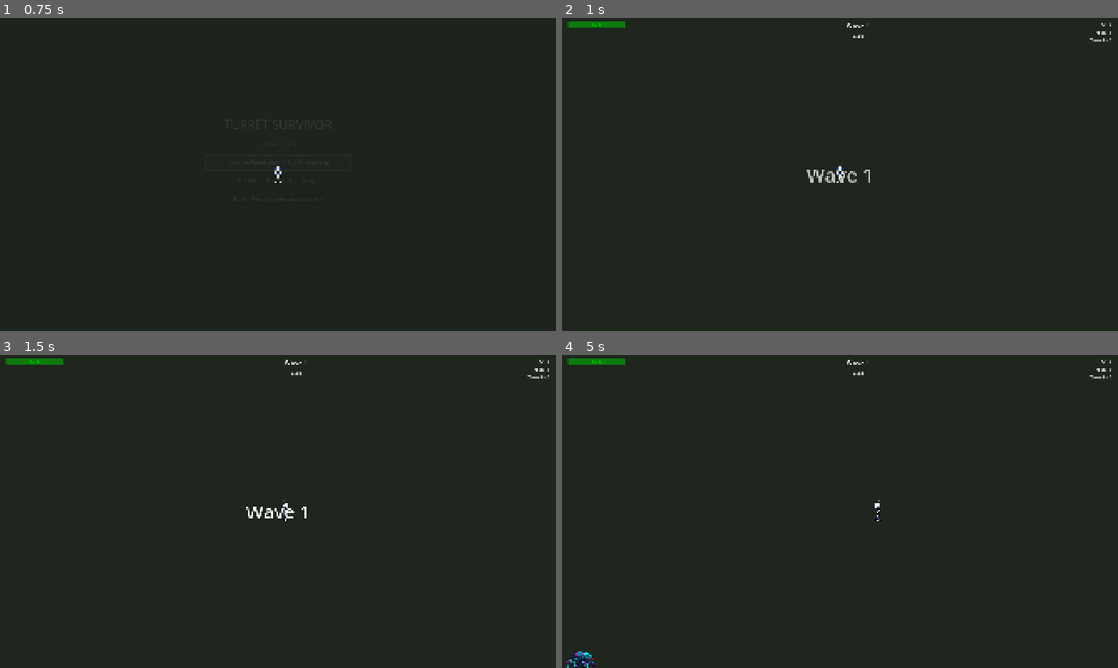
Above: before the commit, frames 1-4 (two rows, left to right).
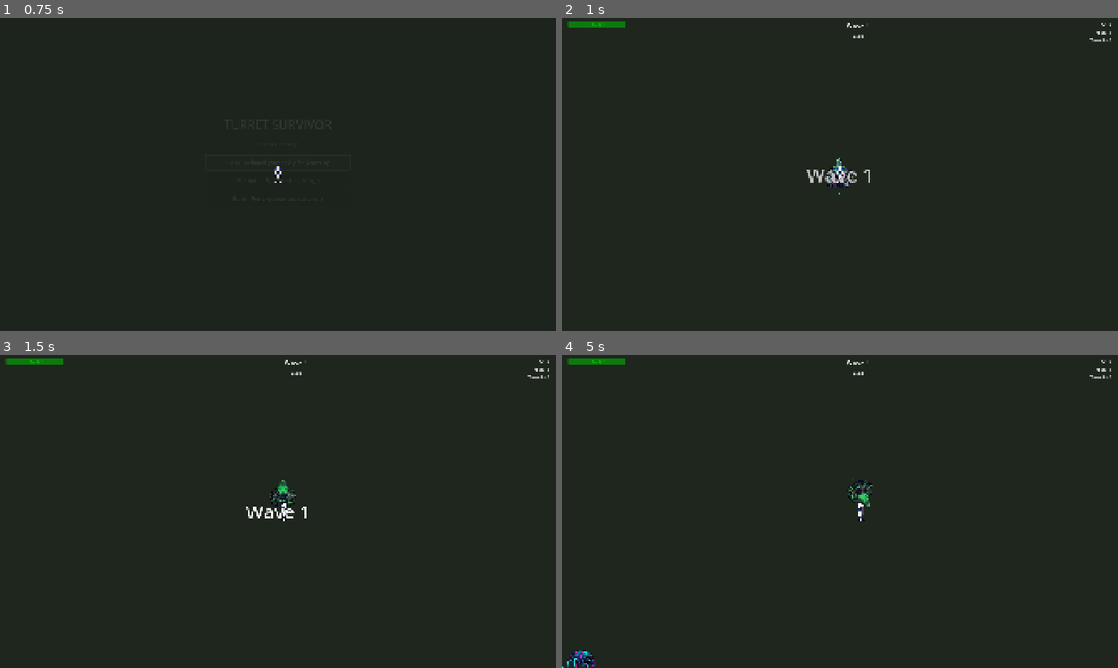
Above: after the commit, the same moments.

Repository: arebolledo2/turret-game
Game: Godot game, scene res://scenes/main.tscn
Two runs of this game, one before a commit and one after it. Both use one fixed random seed, a clock stepped at 60 frames per second and the inputs below.
Inputs (mouse positions are in pixels of both pictures, inside the frame that each line leads up to):
- Up to frame 1 (0.75 s): click "Easy - Relaxed gameplay for l…" at 0.5 s
- Up to frame 2 (1 s): no input
- Up to frame 3 (1.5 s): tap Enter at 1.25 s; move the mouse to (400, 495) at 1.27 s; hold D (move_right) from 1.28 s (still down); tap F (pickup_turret) at 1.35 s; click (400, 495) at 1.42 s
- Up to frame 4 (5 s): release D (move_right) at 2 s; drag from (728, 527) to (812, 574) at 2.02 s; tap Space at 2.75 s; move the mouse to (895, 442) at 2.77 s; hold D (move_right) 2.78-3.5 s; hold Shift 2.78-3.5 s; drag from (812, 574) to (673, 464) at 3.52 s; move the mouse to (1006, 558) at 4.27 s; hold A (move_left) from 4.28 s (still down); tap Ctrl at 4.35 s

Frame 1 is identical in both runs. In frame 2, 0.2% of the frame differs, in the area x 47-99%, y 6-57%; in frame 3, 0.2%; in frame 4, 0.5%, in the area x 0-99%, y 6-100%.
Error before the commit: Parse Error: Expected end of statement after expression, found ":" instead. (res://scripts/turret.gd:201)

Commit message:
🐛 Fix syntax errors in turret.gd from refactoring + add comprehensive firing tests

Diff:
--- a/scripts/turret.gd
+++ b/scripts/turret.gd
@@ -198,14 +198,14 @@
 	# Determine attack style
 	var turret_def = TurretRegistry.get_type(turret_type)
 	var attack_styles = turret_def.get("attack_styles", [])
-	ameEnums.AttackStyle.PROJECTILE in attack_styles:
+
+	if GameEnums.AttackStyle.PROJECTILE in attack_styles:
 		_fire_projectile()
 	elif GameEnums.AttackStyle.CHAIN in attack_styles:
 		_fire_chain()
 	elif GameEnums.AttackStyle.INSTANT in attack_styles:
 		_fire_instant()
-	elif GameEnumant()
-	elif Globals.AttackStyle.AOE in attack_styles:
+	elif GameEnums.AttackStyle.AOE in attack_styles:
 		_fire_aoe_pulse()
 
 	Events.turret_fired.emit(self)
@@ -264,10 +264,10 @@
 				hit_count += 1
 
 			# Apply slow effect if configured
-			if slturret_def = TurretRegistry.get_type(turret_type)
+			if slow_intensity > 0 and slow_duration > 0 and enemy.has_method("apply_status_effect"):
+				var turret_def = TurretRegistry.get_type(turret_type)
 				var damage_types = turret_def.get("damage_types", [])
-				var dtype = damage_types[0] if not damage_types.is_empty() else GameEnum", [])
-				var dtype = damage_types[0] if not damage_types.is_empty() else Globals.DamageType.ELECTRIC
+				var dtype = damage_types[0] if not damage_types.is_empty() else GameEnums.DamageType.ELECTRIC
 				enemy.apply_status_effect(dtype, 0.0, slow_duration, 1.0, slow_intensity)
 
 	if hit_count > 0:
@@ -329,9 +329,9 @@
 	return best_target
 
 func _draw_tracer(end_pos: Vector2) -> void:
-	var line = Line2D.newTurretRegistry.g
+	var line = Line2D.new()
 	line.width = 2.0
-	line.default_color = Globals.get_turret_color(turret_type)
+	line.default_color = TurretRegistry.get_color(turret_type)
 	line.add_point(Vector2.ZERO) # Local space
 	line.add_point(to_local(end_pos))
 	add_child(line)
@@ -365,9 +365,9 @@
 	var points = PackedVector2Array()
 	for i in range(32):
 		var angle = i * TAU / 32.0
-		points.appeTurretRegistry.gngle), sin(angle)) * current_range)
+		points.append(Vector2(cos(angle), sin(angle)) * current_range)
 	viz.polygon = points
-	viz.color = Globals.get_turret_color(turret_type)
+	viz.color = TurretRegistry.get_color(turret_type)
 	viz.color.a = 0.3
 
 	add_child(viz)
--- a/tests/integration/test_turret.gd
+++ b/tests/integration/test_turret.gd
@@ -168,3 +168,358 @@
 	var hard_damage = hard_turret.current_damage
 
 	assert_lt(hard_damage, easy_damage, "Hard mode turrets should deal less damage")
+
+
+# =============================================================================
+# ATTACK STYLE SELECTION TESTS
+# =============================================================================
+
+func test_normal_turret_uses_projectile_attack():
+	var normal_turret = turret_scene.instantiate()
+	normal_turret.turret_type = "normal"
+	add_child_autofree(normal_turret)
+
+	var turret_def = TurretRegistry.get_type("normal")
+	var attack_styles = turret_def["attack_styles"]
+
+	assert_true(GameEnums.AttackStyle.PROJECTILE in attack_styles, "Normal turret should have PROJECTILE attack style")
+
+
+func test_sniper_turret_uses_instant_attack():
+	var sniper_turret = turret_scene.instantiate()
+	sniper_turret.turret_type = "sniper"
+	add_child_autofree(sniper_turret)
+
+	var turret_def = TurretRegistry.get_type("sniper")
+	var attack_styles = turret_def["attack_styles"]
+
+	assert_true(GameEnums.AttackStyle.INSTANT in attack_styles, "Sniper turret should have INSTANT attack style")
+
+
+func test_shock_turret_uses_aoe_attack():
+	var shock_turret = turret_scene.instantiate()
+	shock_turret.turret_type = "shock"
+	add_child_autofree(shock_turret)
+
+	var turret_def = TurretRegistry.get_type("shock")
+	var attack_styles = turret_def["attack_styles"]
+
+	assert_true(GameEnums.AttackStyle.AOE in attack_styles, "Shock turret should have AOE attack style")
+
+
+func test_tesla_turret_uses_chain_attack():
+	var tesla_turret = turret_scene.instantiate()
+	tesla_turret.turret_type = "tesla"
+	add_child_autofree(tesla_turret)
+
+	var turret_def = TurretRegistry.get_type("tesla")
+	var attack_styles = turret_def["attack_styles"]
+
+	assert_true(GameEnums.AttackStyle.CHAIN in attack_styles, "Tesla turret should have CHAIN attack style")
+
+
+func test_fire_turret_has_fire_damage_type():
+	var fire_turret = turret_scene.instantiate()
+	fire_turret.turret_type = "fire"
+	add_child_autofree(fire_turret)
+
+	var turret_def = TurretRegistry.get_type("fire")
+	var damage_types = turret_def["damage_types"]
+
+	assert_true(GameEnums.DamageType.FIRE in damage_types, "Fire turret should have FIRE damage type")
+
+
+func test_plasma_turret_has_plasma_damage_type():
+	var plasma_turret = turret_scene.instantiate()
+	plasma_turret.turret_type = "plasma"
+	add_child_autofree(plasma_turret)
+
+	var turret_def = TurretRegistry.get_type("plasma")
+	var damage_types = turret_def["damage_types"]
+
+	assert_true(GameEnums.DamageType.PLASMA in damage_types, "Plasma turret should have PLASMA damage type")
+
+
+# =============================================================================
+# FIRING MECHANISM TESTS
+# =============================================================================
+
+func test_projectile_turret_spawns_projectile():
+	watch_signals(Events)
+
+	var normal_turret = turret_scene.instantiate()
+	normal_turret.turret_type = "normal"
+	add_child_autofree(normal_turret)
+	normal_turret.global_position = Vector2.ZERO
+
+	# Create enemy in range
+	var enemy = enemy_scene.instantiate()
+	add_child_autofree(enemy)
+	enemy.global_position = Vector2(100, 0)
+	enemy.initialize(1)
+
+	await get_tree().physics_frame
+
+	# Give turret a target
+	normal_turret.target = enemy
+
+	# Count Area2D nodes before (projectiles are Area2D)
+	var scene_root = get_tree().current_scene if get_tree().current_scene else get_tree().root
+	var projectiles_before = scene_root.get_children().filter(func(n): return n is Area2D).size()
+
+	# Fire
+	normal_turret.fire()
+
+	await get_tree().physics_frame
+
+	# Check projectile was spawned
+	var projectiles_after = scene_root.get_children().filter(func(n): return n is Area2D).size()
+	assert_gt(projectiles_after, projectiles_before, "Projectile turret should spawn a projectile")
+
+	# Check signal emitted
+	assert_signal_emitted(Events, "turret_fired", "Should emit turret_fired signal")
+
+
+func test_instant_turret_damages_target_immediately():
+	var sniper_turret = turret_scene.instantiate()
+	sniper_turret.turret_type = "sniper"
+	add_child_autofree(sniper_turret)
+	sniper_turret.global_position = Vector2.ZERO
+
+	# Create enemy in range
+	var enemy = enemy_scene.instantiate()
+	add_child_autofree(enemy)
+	enemy.global_position = Vector2(100, 0)
+	enemy.initialize(1)
+
+	await get_tree().physics_frame
+
+	sniper_turret.target = enemy
+	var initial_health = enemy.current_health
+
+	# Fire instant attack
+	sniper_turret._fire_instant()
+
+	await get_tree().physics_frame
+
+	# Enemy should have taken damage
+	assert_lt(enemy.current_health, initial_health, "Instant attack should damage enemy immediately")
+
+
+func test_aoe_turret_hits_multiple_enemies():
+	var shock_turret = turret_scene.instantiate()
+	shock_turret.turret_type = "shock"
+	add_child_autofree(shock_turret)
+	shock_turret.global_position = Vector2.ZERO
+
+	# Create multiple enemies in range
+	var enemy1 = enemy_scene.instantiate()
+	add_child_autofree(enemy1)
+	enemy1.global_position = Vector2(50, 0)
+	enemy1.initialize(1)
+
+	var enemy2 = enemy_scene.instantiate()
+	add_child_autofree(enemy2)
+	enemy2.global_position = Vector2(-50, 0)
+	enemy2.initialize(1)
+
+	var enemy3 = enemy_scene.instantiate()
+	add_child_autofree(enemy3)
+	enemy3.global_position = Vector2(0, 50)
+	enemy3.initialize(1)
+
+	await get_tree().physics_frame
+
+	var initial_health1 = enemy1.current_health
+	var initial_health2 = enemy2.current_health
+	var initial_health3 = enemy3.current_health
+
+	# Fire AOE pulse
+	shock_turret._fire_aoe_pulse()
+
+	await get_tree().physics_frame
+
+	# All enemies in range should be damaged
+	assert_lt(enemy1.current_health, initial_health1, "Enemy 1 should be damaged by AOE")
+	assert_lt(enemy2.current_health, initial_health2, "Enemy 2 should be damaged by AOE")
+	assert_lt(enemy3.current_health, initial_health3, "Enemy 3 should be damaged by AOE")
+
+
+func test_aoe_turret_applies_slow_effect():
+	var shock_turret = turret_scene.instantiate()
+	shock_turret.turret_type = "shock"
+	add_child_autofree(shock_turret)
+	shock_turret.global_position = Vector2.ZERO
+
+	# Create enemy in range
+	var enemy = enemy_scene.instantiate()
+	add_child_autofree(enemy)
+	enemy.global_position = Vector2(50, 0)
+	enemy.initialize(1)
+
+	await get_tree().physics_frame
+
+	var initial_speed = enemy.speed
+
+	# Fire AOE pulse
+	shock_turret._fire_aoe_pulse()
+
+	await get_tree().physics_frame
+
+	# Check if slow effect was applied - enemy should have reduced speed
+	# or have active status effects
+	var has_slow = false
+	if enemy.has_method("has_status_effect"):
+		# Status effects use dtype as key, not the slow type
+		has_slow = not enemy.active_effects.is_empty()
+
+	assert_true(has_slow or enemy.speed < initial_speed, "Shock turret should apply slow effect to enemies")
+
+
+func test_chain_lightning_chains_between_enemies():
+	watch_signals(Events)
+
+	var tesla_turret = turret_scene.instantiate()
+	tesla_turret.turret_type = "tesla"
+	add_child_autofree(tesla_turret)
+	tesla_turret.global_position = Vector2.ZERO
+
+	# Create multiple enemies in chain range
+	var enemy1 = enemy_scene.instantiate()
+	add_child_autofree(enemy1)
+	enemy1.global_position = Vector2(100, 0)
+	enemy1.initialize(1)
+
+	var enemy2 = enemy_scene.instantiate()
+	add_child_autofree(enemy2)
+	enemy2.global_position = Vector2(200, 0)
+	enemy2.initialize(1)
+
+	var enemy3 = enemy_scene.instantiate()
+	add_child_autofree(enemy3)
+	enemy3.global_position = Vector2(300, 0)
+	enemy3.initialize(1)
+
+	await get_tree().physics_frame
+
+	tesla_turret.target = enemy1
+
+	var initial_health1 = enemy1.current_health
+	var initial_health2 = enemy2.current_health
+	var initial_health3 = enemy3.current_health
+
+	# Fire chain lightning
+	tesla_turret._fire_chain()
+
+	await get_tree().physics_frame
+
+	# First enemy should definitely be hit
+	assert_lt(enemy1.current_health, initial_health1, "First enemy should be hit by chain lightning")
+
+	# Second enemy should be chained to
+	assert_lt(enemy2.current_health, initial_health2, "Second enemy should be hit by chain")
+
+	# Third enemy may or may not be hit depending on chain_count
+	# Check that chain_lightning_hit signal was emitted at least once
+	assert_signal_emitted(Events, "chain_lightning_hit", "Chain lightning should emit signal")
+
+
+func test_chain_lightning_damage_decays():
+	var tesla_turret = turret_scene.instantiate()
+	tesla_turret.turret_type = "tesla"
+	add_child_autofree(tesla_turret)
+	tesla_turret.global_position = Vector2.ZERO
+
+	# Create enemies at increasing distances
+	var enemy1 = enemy_scene.instantiate()
+	add_child_autofree(enemy1)
+	enemy1.global_position = Vector2(100, 0)
+	enemy1.initialize(1)
+
+	var enemy2 = enemy_scene.instantiate()
+	add_child_autofree(enemy2)
+	enemy2.global_position = Vector2(200, 0)
+	enemy2.initialize(1)
+
+	await get_tree().physics_frame
+
+	tesla_turret.target = enemy1
+
+	var initial_health1 = enemy1.current_health
+	var initial_health2 = enemy2.current_health
+
+	tesla_turret._fire_chain()
+
+	await get_tree().physics_frame
+
+	var damage1 = initial_health1 - enemy1.current_health
+	var damage2 = initial_health2 - enemy2.current_health
+
+	# Second target should take less damage due to chain_decay
+	assert_gt(damage1, damage2, "Chain lightning damage should decay on subsequent targets")
+
+
+# =============================================================================
+# TARGETING STRATEGY TESTS
+# =============================================================================
+
+func test_sniper_targets_farthest_enemy():
+	var sniper_turret = turret_scene.instantiate()
+	sniper_turret.turret_type = "sniper"
+	add_child_autofree(sniper_turret)
+	sniper_turret.global_position = Vector2.ZERO
+
+	# Create enemies at different distances (both within sniper's 500 range)
+	var enemy_near = enemy_scene.instantiate()
+	add_child_autofree(enemy_near)
+	enemy_near.global_position = Vector2(100, 0)
+	enemy_near.initialize(1)
+
+	var enemy_far = enemy_scene.instantiate()
+	add_child_autofree(enemy_far)
+	enemy_far.global_position = Vector2(400, 0)
+	enemy_far.initialize(1)
+
+	# Wait for physics to settle
+	await get_tree().physics_frame
+	await get_tree().physics_frame
+
+	# Explicitly verify distances before testing
+	var dist_near = sniper_turret.global_position.distance_to(enemy_near.global_position)
+	var dist_far = sniper_turret.global_position.distance_to(enemy_far.global_position)
+
+	assert_lt(dist_near, dist_far, "Test setup: near enemy should be closer than far enemy")
+
+	sniper_turret.find_target()
+
+	# Sniper has "farthest" targeting strategy - should target the farther enemy
+	assert_not_null(sniper_turret.target, "Sniper should find a target")
+	if sniper_turret.target:
+		var target_dist = sniper_turret.global_position.distance_to(sniper_turret.target.global_position)
+		# Target distance should be closer to far enemy distance than near enemy distance
+		assert_almost_eq(target_dist, dist_far, 1.0, "Sniper should target the farther enemy")
+
+
+func test_normal_turret_targets_nearest_enemy():
+	var normal_turret = turret_scene.instantiate()
+	normal_turret.turret_type = "normal"
+	add_child_autofree(normal_turret)
+	normal_turret.global_position = Vector2.ZERO
+
+	# Create enemies at different distances
+	var enemy_near = enemy_scene.instantiate()
+	add_child_autofree(enemy_near)
+	enemy_near.global_position = Vector2(80, 0)
+	enemy_near.initialize(1)
+
+	var enemy_far = enemy_scene.instantiate()
+	add_child_autofree(enemy_far)
+	enemy_far.global_position = Vector2(150, 0)
+	enemy_far.initialize(1)
+
+	await get_tree().physics_frame
+
+	normal_turret.find_target()
+
+	# Normal turret defaults to nearest targeting
+	assert_eq(normal_turret.target, enemy_near, "Normal turret should target nearest enemy in range")
